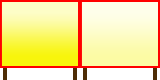
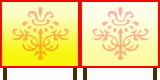
Before/after of a (160, 80) layered artwork. What changed in the layer stack:
added layer "Фигура 2 (копия)" (30%) above "Фигура 2" over <box>91,7,150,61</box>
added layer "Фигура 2" (30%) above "Фигура 1 (копия)" over <box>11,7,70,61</box>
